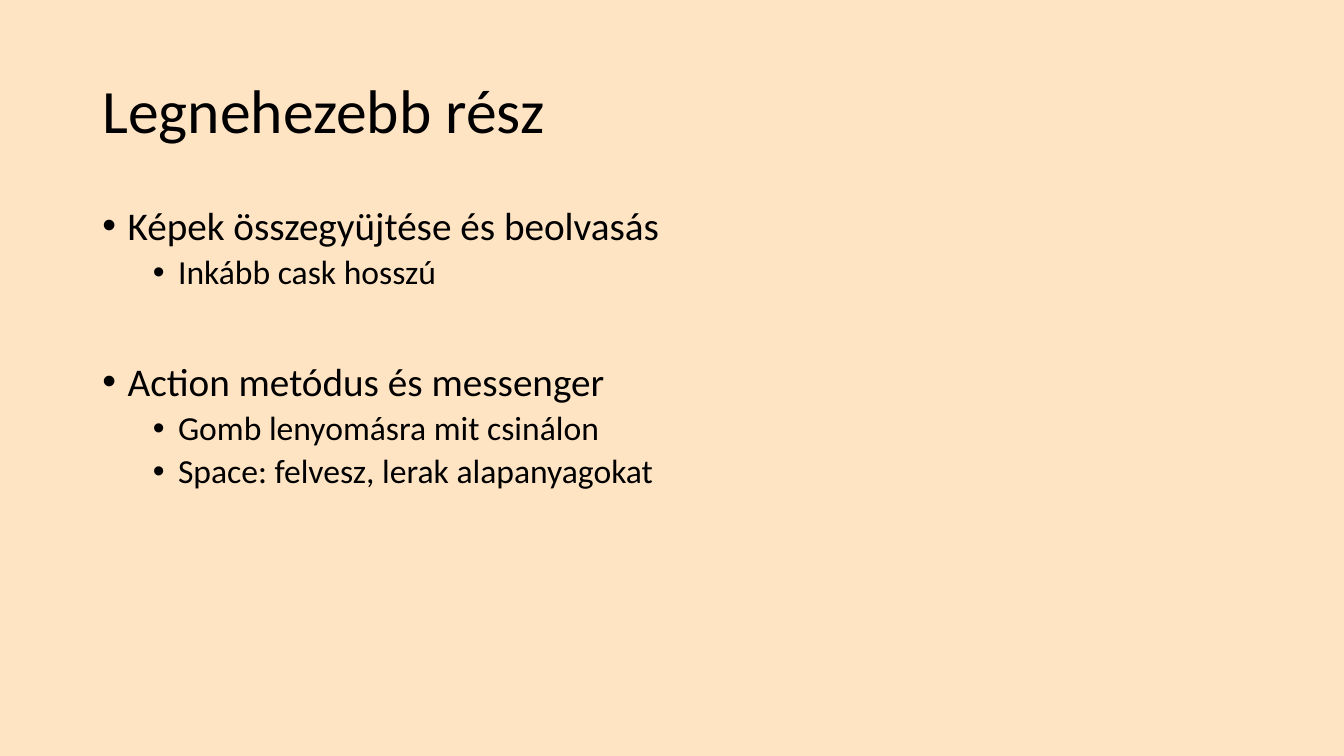
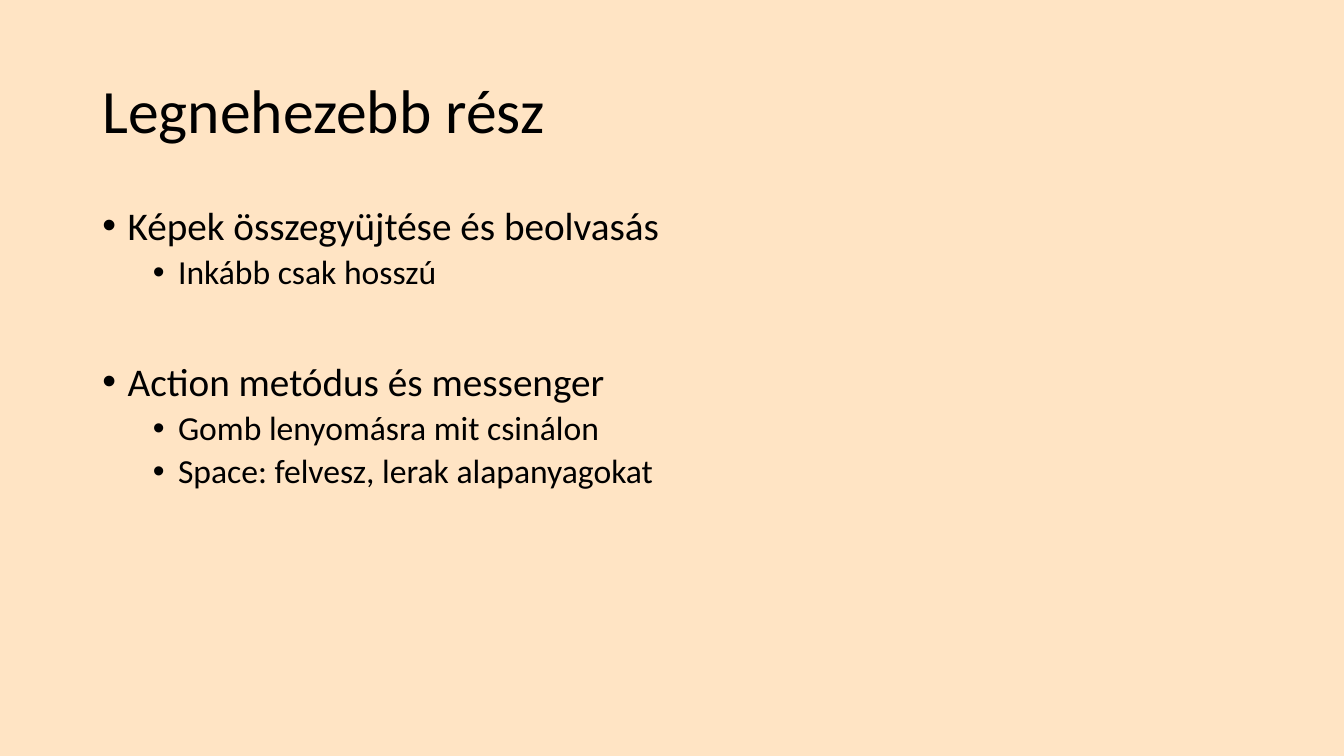
Before and after one commit to Nagygergelyk/GUI_2022_23_01_VNBCC2, a slide deck: slide 6 of PRES.pptx. Drawn at 1344x756 pixels with LibreOffice and Linux fonts; fonts in the diff are those of the drawing. Boxes give left, top, right and bottom in pixels: in the first picture for what was removed or moved away, otherwise in the second. Text is boxed around its words. In the diff, an @@ line names an element or a change of style, - is before the commit and + after.

```diff
--- a/PRES.pptx
+++ b/PRES.pptx
@@ text at (178,260,436,285): text changed @@
-  • Inkább cask hosszú
+  • Inkább csak hosszú
```
Also in this commit, not shown: 1 other slide changed, 2 other files.
